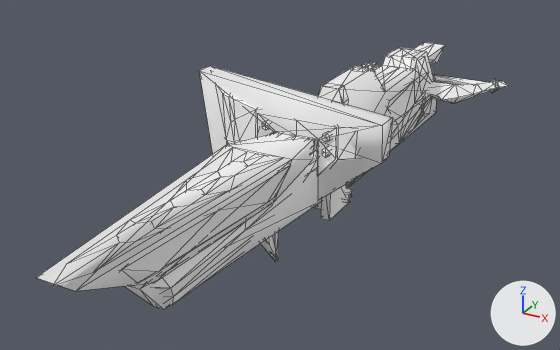
Two versions of the glTF model docs/models/weapons/w04/074.glb, one commit apart.
Both versions are drawn from a 50 mm lens placed at (0.95, -2.16, 0.69), pointed at (-0.1, -0.25, -0.26). Lighting does not change. The marker at lower right points along +X, +Y and +Z. The older version comes first. Mesh edges are drawn as thin lines. Vertices at exactly the same position are counted once.

The scene before the commit, as lines of its bpy script (objects in view):
```python
me_group_1 = bpy.data.meshes.new('Group[1]')
me_group_1.from_pydata(...)  # 109 vertices, 204 faces; spans x -0.1..0.099, y -1.295..-0.328, z -0.174..-0.054
# faces by material slot: [172, 32]
me_group_1.materials.append(mat_xfb__e0__m00_hbg074_env01)  # white #ffffff
me_group_1.materials.append(mat_xfb__e0__m00_hbg074_env)  # white #ffffff
me_group_100 = bpy.data.meshes.new('Group[100]')
me_group_100.from_pydata(...)  # 42 vertices, 76 faces; spans x -0.08..0.08, y -1.09..0.89, z -0.38..0.0
me_group_100.materials.append(mat_xfb__e0__m00_hbg074_env01)  # white #ffffff
me_group_2 = bpy.data.meshes.new('Group[2]')
me_group_2.from_pydata(...)  # 217 vertices, 390 faces; spans x -0.329..0.253, y -0.352..-0.144, z -0.535..0.059
# faces by material slot: [210, 180]
me_group_2.materials.append(mat_xfb__e0__m00_hbg074_env01)  # white #ffffff
me_group_2.materials.append(mat_xfb__e0__m00_hbg074_env)  # white #ffffff
ob_group_1 = bpy.data.objects.new('Group[1]', me_group_1)
ob_group_1.location = (0.0, 0.0, 0.0)
ob_group_100 = bpy.data.objects.new('Group[100]', me_group_100)
ob_group_100.location = (0.0, 0.0, 0.0)
ob_group_2 = bpy.data.objects.new('Group[2]', me_group_2)
ob_group_2.location = (0.0, 0.0, 0.0)
# also in view: 'Group[0]' at (0.0, -0.08, -0.19)
```
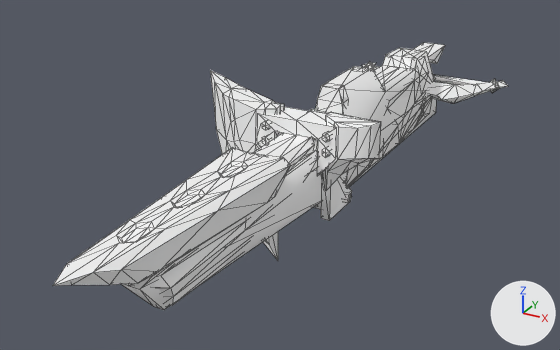
Changed parts and their boxes [x1, y1, x2, y2] in the pictures (560 x 350 px):
```json
{"object": "Group[1]", "change": "reshaped", "before": [36, 133, 314, 291], "after": [53, 133, 314, 286], "on screen": "6% narrower"}
{"object": "Group[2]", "change": "reshaped", "before": [199, 66, 393, 262], "after": [210, 70, 381, 260], "on screen": "12% narrower"}
{"part": 1, "of": "me_group_1", "change": "deleted", "before": [36, 133, 314, 291]}
{"part": 2, "of": "me_group_2", "change": "deleted", "before": [199, 66, 393, 262]}
```

The change, as JSON lines over the scene's bpy script:
```json
{"block": "me_group_1", "where": "# used by ob_group_1; location = (0.0, 0.0, 0.0)"}
{"op": "remove", "block": "me_group_1", "code": "me_group_1.from_pydata(...)  # 109 vertices, 204 faces; spans x -0.1..0.099, y -1.295..-0.328, z -0.174..-0.054"}
{"op": "add", "block": "me_group_1", "code": "me_group_1.from_pydata(...)  # 97 vertices, 186 faces; spans x -0.097..0.097, y -1.295..-0.33, z -0.173..-0.056"}
{"block": "me_group_1", "change": "me_group_1 part 1: the loose piece of 12 vertices spanning x -0.1..0.099, y -1.291..-0.328, z -0.174..-0.054 is deleted"}
{"block": "me_group_2", "where": "# used by ob_group_2; location = (0.0, 0.0, 0.0)"}
{"op": "remove", "block": "me_group_2", "code": "me_group_2.from_pydata(...)  # 217 vertices, 390 faces; spans x -0.329..0.253, y -0.352..-0.144, z -0.535..0.059"}
{"op": "add", "block": "me_group_2", "code": "me_group_2.from_pydata(...)  # 202 vertices, 364 faces; spans x -0.31..0.235, y -0.352..-0.144, z -0.53..0.056"}
{"block": "me_group_2", "change": "me_group_2 part 2: the loose piece of 15 vertices spanning x -0.329..0.253, y -0.351..-0.255, z -0.535..0.059 is deleted"}
```
